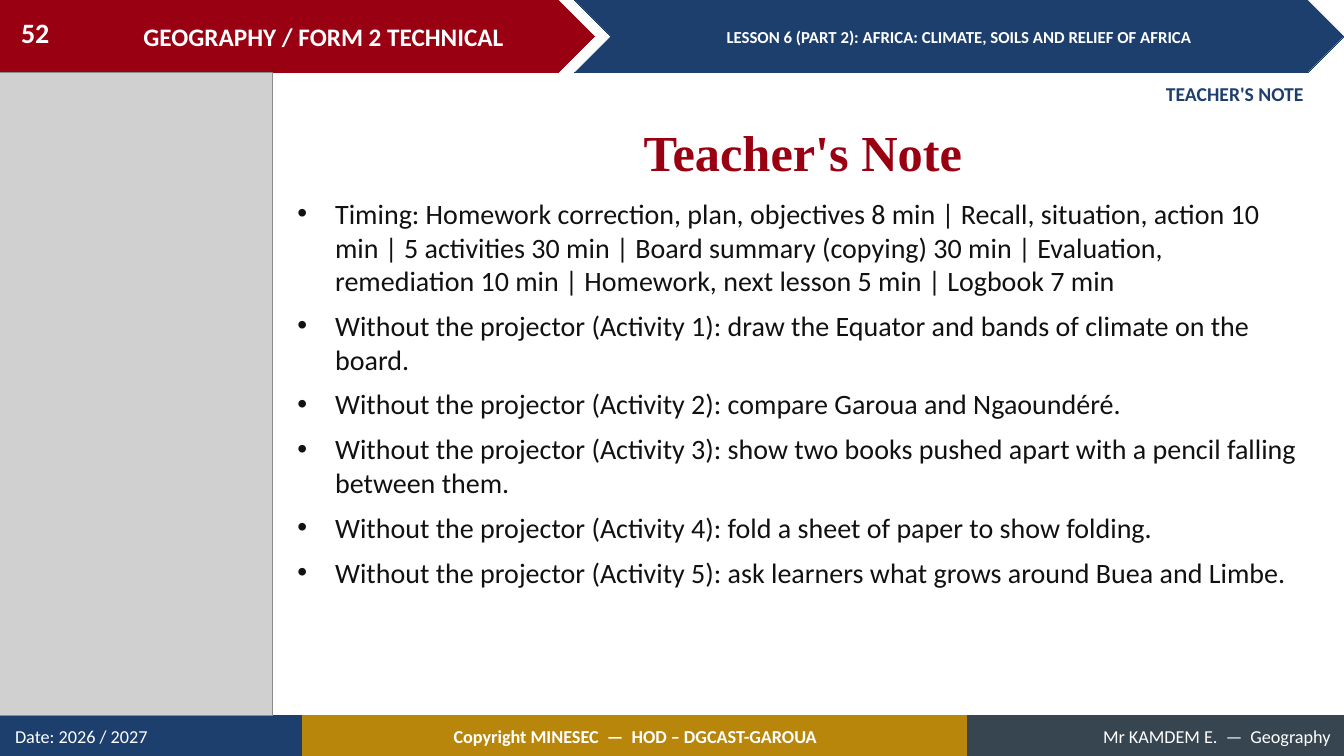
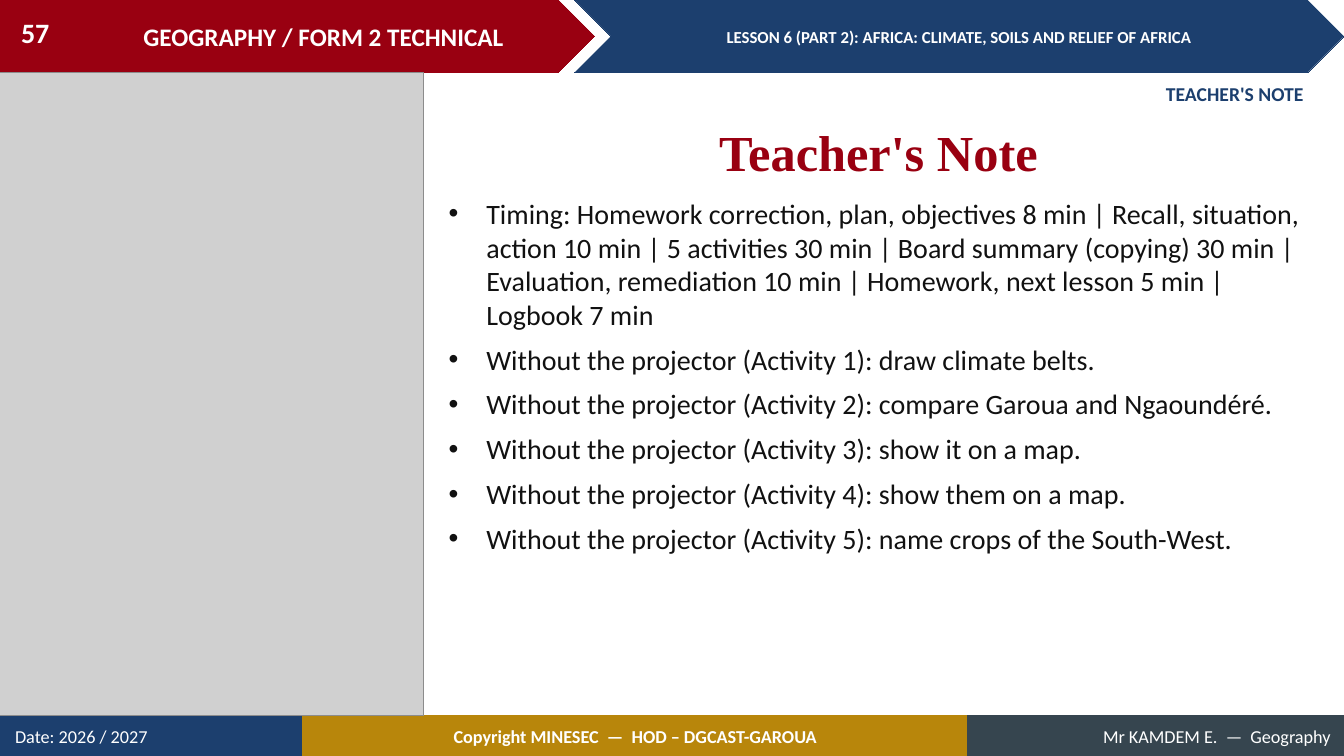
Before and after one commit to Berthautk/linea-github, a slide deck: slide 57 of lecons/F2T/27_S21_L6_P2_Africa_Climate_Soils_Relief.pptx (slide 52 before the commit). Drawn at 1344x756 pixels with LibreOffice and Linux fonts; fonts in the diff are those of the drawing; grey boxes stand for pictures. Boxes give left, top, right and bottom in pixels: in the first picture for what was removed or moved away, otherwise in the second. Text is boxed around its words. In the diff, an @@ line names an element or a change of style, - is before the commit and + after.

```diff
--- a/lecons/F2T/27_S21_L6_P2_Africa_Climate_Soils_Relief.pptx
+++ b/lecons/F2T/27_S21_L6_P2_Africa_Climate_Soils_Relief.pptx
@@ page number at (21, 24, 49, 43): text changed @@
-52
+57
@@ picture: place and size @@
-picture at (0, 73, 272, 716)
+picture at (0, 73, 423, 716)
@@ text "Teacher's Note": place and size @@
-text "Teacher's Note" at (644, 136, 962, 172)
+text "Teacher's Note" at (719, 136, 1038, 172)
@@ text "Timing: Homework correction, plan, objectives ...": place and size @@
-text "Timing: Homework correction, plan, objectives ..." at (335, 204, 1296, 588)
+text "Timing: Homework correction, plan, objectives ..." at (486, 204, 1299, 554)
@@ text at (486, 349, 1095, 375): text changed @@
-• Without the projector (Activity 1): draw the Equator and bands of climate on the board.
+• Without the projector (Activity 1): draw climate belts.
@@ text at (486, 438, 1232, 554): text changed @@
-• Without the projector (Activity 3): show two books pushed apart with a pencil falling between them.
-• Without the projector (Activity 4): fold a sheet of paper to show folding.
-• Without the projector (Activity 5): ask learners what grows around Buea and Limbe.
+• Without the projector (Activity 3): show it on a map.
+• Without the projector (Activity 4): show them on a map.
+• Without the projector (Activity 5): name crops of the South-West.
```
Also in this commit, not shown: 22 other slides changed, 6 slides added, 1 slide removed, 36 other files.
